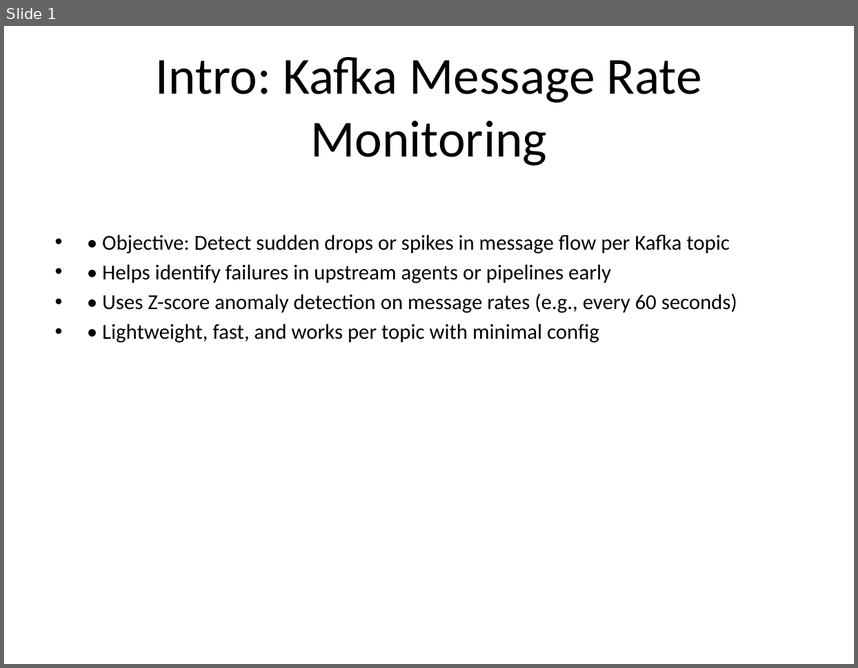
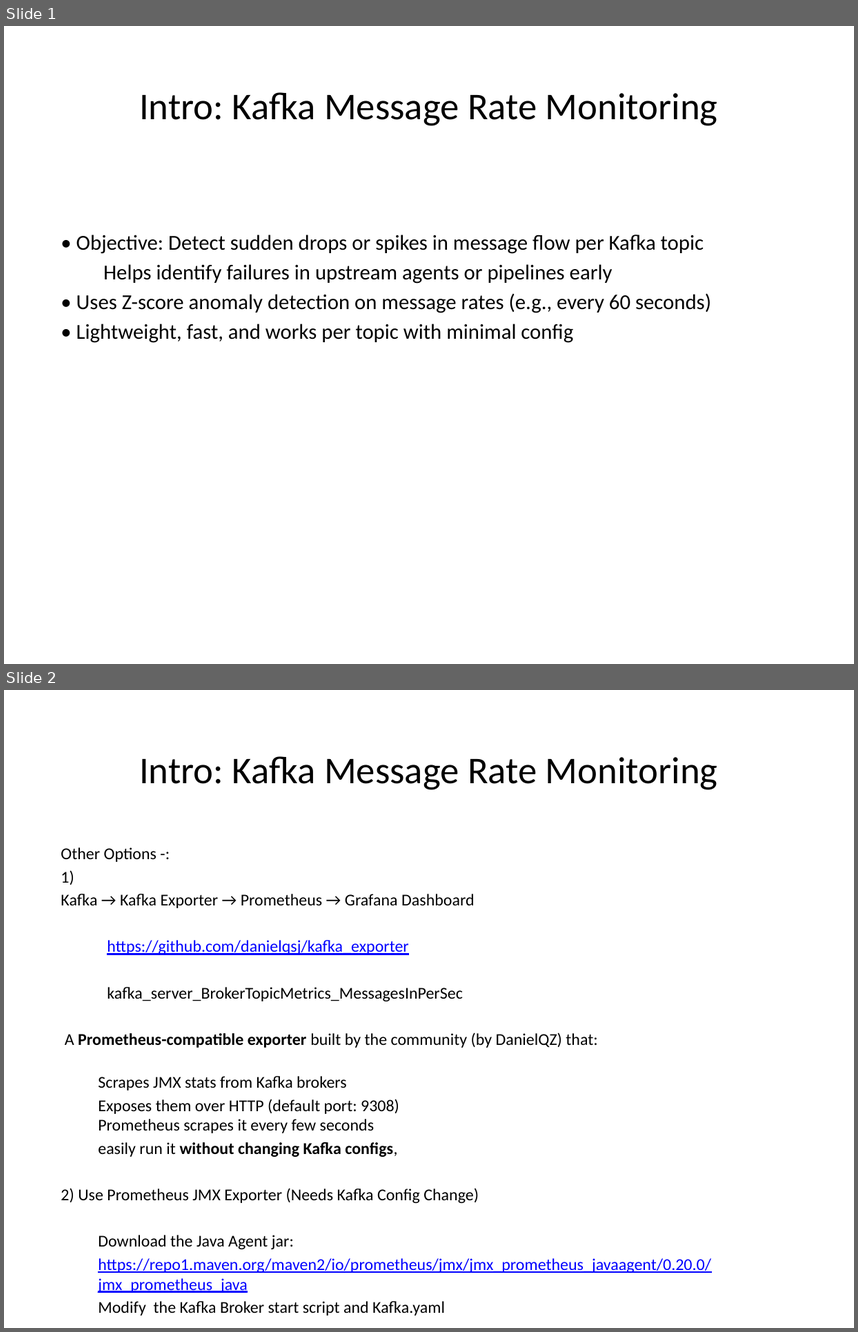
Before and after one commit to girishtiptur/JFPTEST, a slide deck: Data_Quality_Kafka_Intro_Slides_Formatted.pptx. Shown one above the other, each under a label of ours: slide 1 before the commit, slides 1 and 2 after it. The pictures are 858x668 and 858x1332 pixels, drawn with LibreOffice and Linux fonts; fonts in the diff are those of the drawing. Boxes give left, top, right and bottom in pixels: in the first picture for what was removed or moved away, otherwise in the second. Text is boxed around its words. In the diff, an @@ line names an element or a change of style, - is before the commit and + after.

```diff
--- a/Data_Quality_Kafka_Intro_Slides_Formatted.pptx
+++ b/Data_Quality_Kafka_Intro_Slides_Formatted.pptx
@@ slide 2 added at bbox=[4, 690, 854, 1328], background #FFFFFF @@
@@ title added at bbox=[139, 756, 718, 790], 32 pt, text #000000 @@
+Intro: Kafka Message Rate Monitoring
@@ text added at bbox=[61, 847, 711, 1315], 14 pt, text #000000 @@
+Other Options -:
+1)
+Kafka → Kafka Exporter → Prometheus → Grafana Dashboard
+https://github.com/danielqsj/kafka_exporter
+  kafka_server_BrokerTopicMetrics_MessagesInPerSec
+A Prometheus-compatible exporter built by the community (by DanielQZ) that:
+  Scrapes JMX stats from Kafka brokers
+  Exposes them over HTTP (default port: 9308)
+  Prometheus scrapes it every few seconds
+  easily run it without changing Kafka configs,
+2) Use Prometheus JMX Exporter (Needs Kafka Config Change)
+  Download the Java Agent jar:
+  https://repo1.maven.org/maven2/io/prometheus/jmx/jmx_prometheus_javaagent/0.20.0/jmx_prometheus_java
+  Modify the Kafka Broker start script and Kafka.yaml
@@ slide 1 changed as well @@
@@ title "Intro: Kafka Message Rate Monitoring" at bbox=[139, 92, 718, 126]: size 44 to 32 pt @@
@@ text "• Objective: Detect sudden drops ...": place and size @@
-text "• Objective: Detect sudden drops ..." at bbox=[102, 234, 737, 343]
+text "• Objective: Detect sudden drops ..." at bbox=[76, 234, 711, 343]
@@ text at bbox=[76, 234, 711, 343]: bullet • to none @@
@@ text at bbox=[103, 264, 613, 283]: text changed @@
-• • Helps identify failures in upstream agents or pipelines early
+Helps identify failures in upstream agents or pipelines early
```
Also in this commit, not shown: 1 other slide changed, 2 other files.
